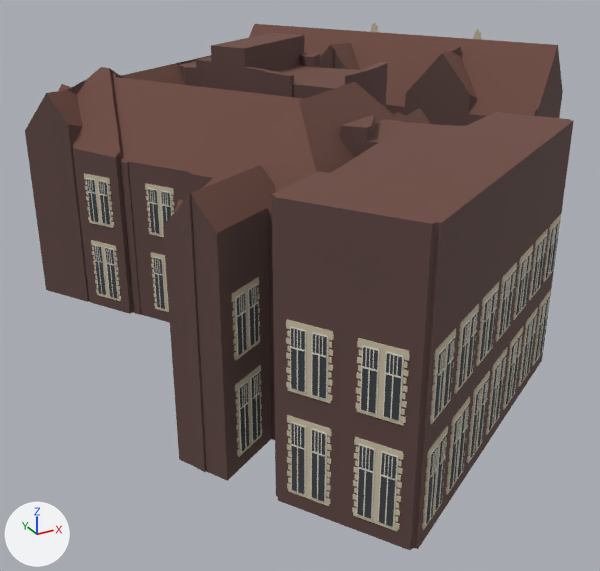
The glTF model public/canal-drive/models/mauritskade-61.glb: old version first, new version second.
Both versions are drawn from a camera (50 mm lens) standing at (-35.1, -56.3, 31.3) and looking at (-1.7, 4.5, 0.9). Arrows for +X, +Y and +Z are at lower left; the lights stay in place. The picture after the commit comes second. Where no turn or scale is listed for an object, it has been applied to the vertices. Vertices at exactly the same position are counted once.

Names of what the first picture shows: 'mauritskade-61'.
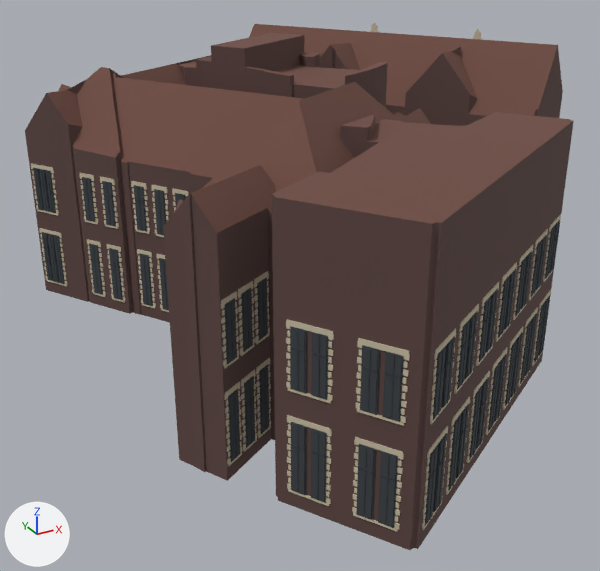
Where the newer file only moved an object's origin or applied its transform, the numbers keep the older frame.

The change in detail:
Material 'dark' (mat_dark) is new.
Its base color is (0.0296, 0.0437, 0.0561) (dark blue #303b43).
Its roughness is 0.9.
me_mauritskade_61 is used by ob_mauritskade_61; location (5.54, 5.4, 10.54).
me_mauritskade_61 had 26468 vertices, 40609 faces and spanned x -27.3..27.3, y -33.5..33.5, z -10.5..10.5.
me_mauritskade_61 now has 37372 vertices, 57157 faces and spans x -27.3..27.1, y -33.5..33.3, z -10.5..10.5.
me_mauritskade_61 part 1: the loose piece of 15 vertices spanning x -24.1..-23.4, y 4.7..5.8, z -2.6..1.2 is rebuilt with 22 vertices and now spans x -24.3..-23.4, y 4.9..6.2, z -2.6..1.2.
me_mauritskade_61 part 2: the loose piece of 15 vertices spanning x -23.3..-22.5, y 3.3..4.5, z -2.6..1.2 is rebuilt with 22 vertices and now spans x -23.2..-22.3, y 2.9..4.3, z -2.6..1.2.
me_mauritskade_61 part 3: 882 loose pieces with 7056 vertices, spanning x -25.4..27.1, y -33.2..32.9, z -9.9..3.7, are deleted.
me_mauritskade_61 part 4: 611 vertices moved within x -25.1..25.8, y -33.1..32.4, z -9.5..5.1; 3836 vertices removed from x -25.4..27.3, y -33.3..33.5, z -10.5..6.5; 21739 vertices added at x -27.3..27.1, y -33.3..33.3, z -10.5..6.6.
me_mauritskade_61 part 5: 3196 faces spanning x -22.7..26.3, y -33.3..32.4, z -9.3..1.2 switch from mat_white (light grey #e4e0d2) to mat_dark (dark blue #303b43).
Other edits to the shape of me_mauritskade_61 do not show in these pictures.

Boxes (x1, y1, x2, y2) around the edits, measured in the pictures (600 x 571 px):
part 1 of me_mauritskade_61, rebuilt (13% wider)
    before: (86, 178, 100, 223)
    after: (82, 177, 98, 222)
part 2 of me_mauritskade_61, rebuilt
    before: (98, 180, 114, 226)
    after: (102, 181, 119, 227)
part 3 of me_mauritskade_61, deleted (mostly hidden)
    before: (84, 173, 560, 478)
part 4 of me_mauritskade_61, built on (mostly hidden)
    before: (70, 69, 563, 531)
    after: (31, 69, 554, 531)
part 5 of me_mauritskade_61, recoloured
    both: (290, 220, 560, 528)
